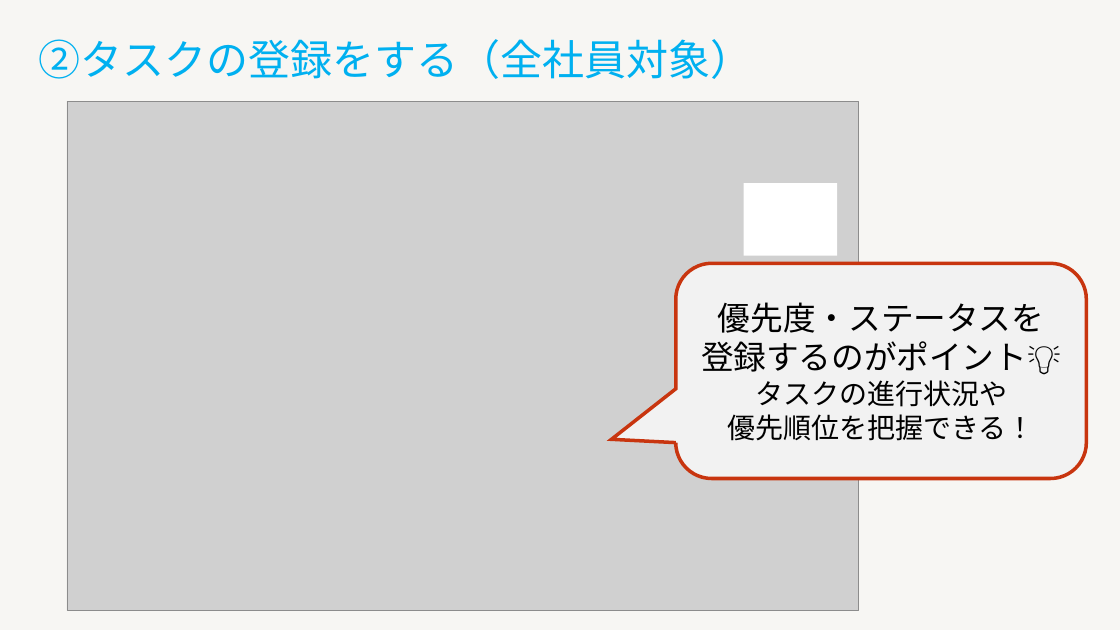
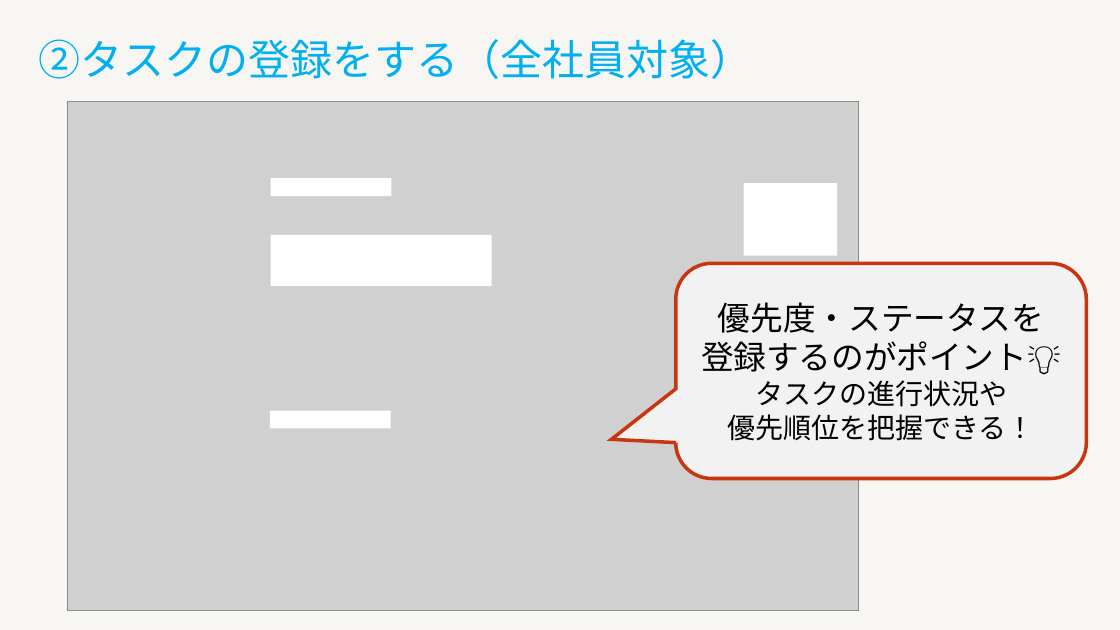
Before and after one commit to nozomi-watanabe1214/my_application, a slide deck: slide 3 of タスク管理システム.pptx. Drawn at 1120x630 pixels with LibreOffice and Linux fonts; fonts in the diff are those of the drawing; grey boxes stand for pictures. Boxes give left, top, right and bottom in pixels: in the first picture for what was removed or moved away, otherwise in the second. Text is boxed around its words. In the diff, an @@ line names an element or a change of style, - is before the commit and + after.

Commit message:
タスク管理システム　紹介用パワーポイント（作成）

```diff
--- a/タスク管理システム.pptx
+++ b/タスク管理システム.pptx
@@ rectangle added at (271, 178, 392, 196), fill #FFFFFF @@
@@ rectangle added at (271, 235, 492, 287), fill #FFFFFF @@
@@ rectangle added at (270, 411, 391, 429), fill #FFFFFF @@
```
